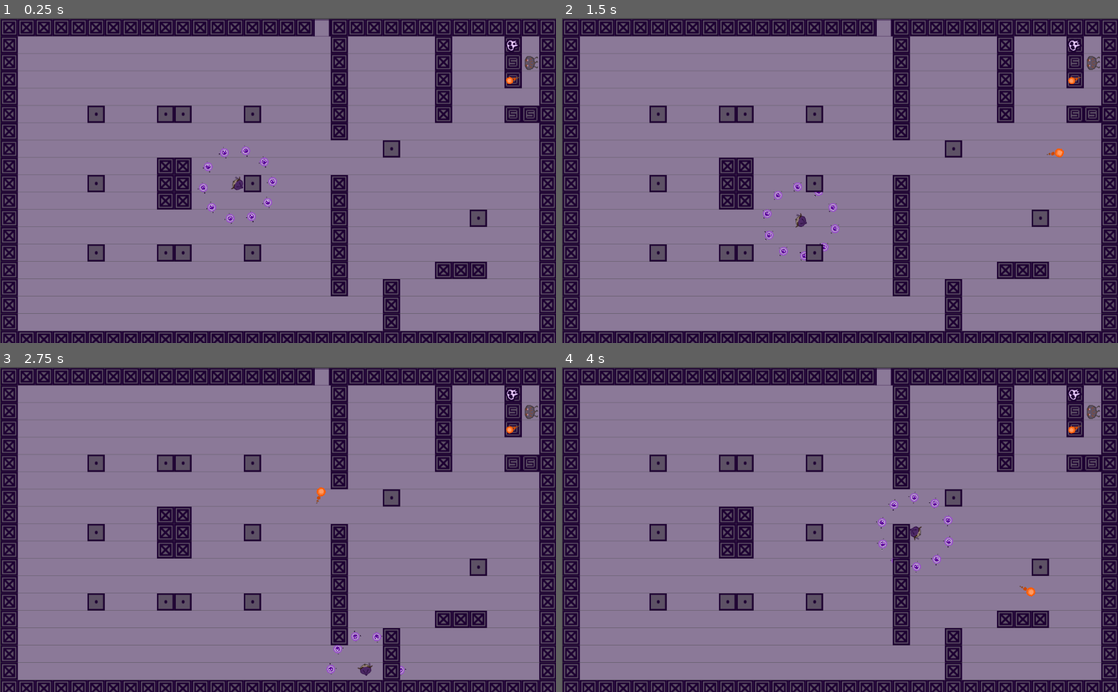
Above: before the commit, frames 1-4 (two rows, left to right).
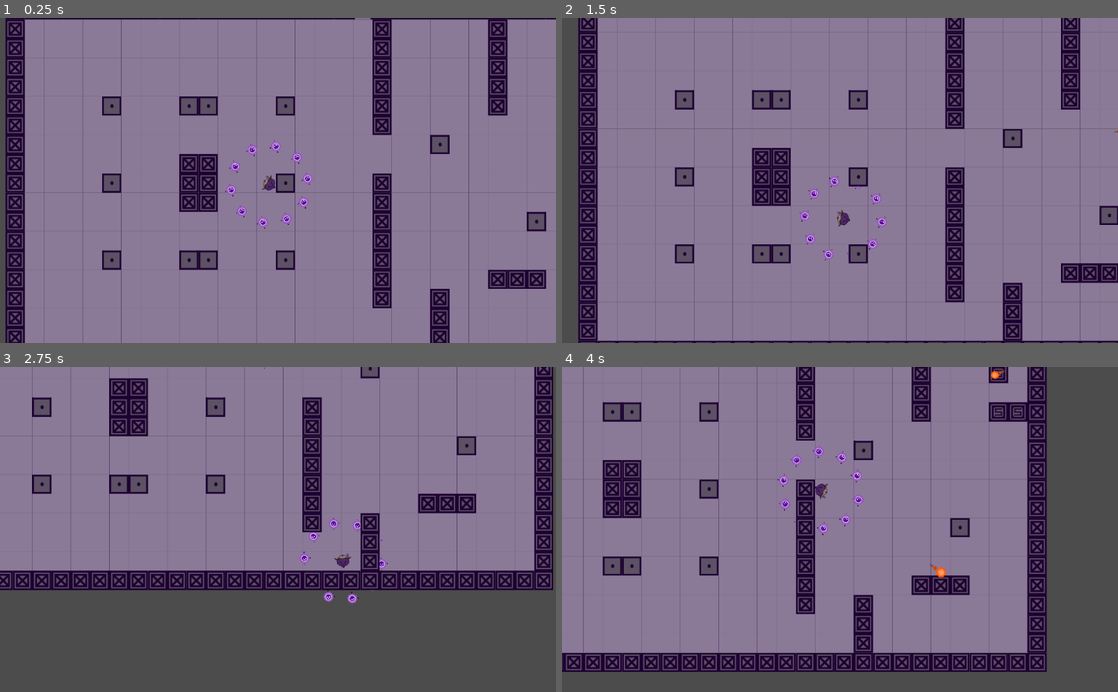
Above: after the commit, the same moments.

Repository: blackmadgames/sacrifices
Game: Godot game, scene res://scenes/game_scenes/Sandbox.tscn
Same seed, same stepped clock (60 frames per second), same inputs: the game is played once before the commit and once after it. The project has no main scene, so this scene is started directly.
Inputs (mouse positions are in pixels of both pictures, inside the frame that each line leads up to):
- Up to frame 1 (0.25 s): no input
- Up to frame 2 (1.5 s): move the mouse to (962, 164) at 0.52 s; hold D (move_right) 0.53-1.28 s; click (962, 164) at 0.6 s; move the mouse to (728, 196) at 1.27 s; hold S (move_down) from 1.28 s (still down); tap F (interact) at 1.35 s
- Up to frame 3 (2.75 s): move the mouse to (333, 458) at 2.02 s; release S (move_down) at 2.03 s; hold D (move_right) from 2.03 s (still down); click (333, 458) at 2.1 s
- Up to frame 4 (4 s): move the mouse to (812, 594) at 2.77 s; release D (move_right) at 2.78 s; hold W (move_up) 2.78-3.53 s; tap F (interact) at 2.85 s; move the mouse to (1006, 578) at 3.52 s; hold A (move_left) from 3.53 s (still down); click (1006, 578) at 3.6 s

The runs differ from the first frame. In frame 1, 32% of the frame differs, in the area x 0-100%, y 0-100%; in frame 2, 33%; in frame 3, 56%; in frame 4, 47%.

Commit message:
Better camera

Diff:
--- a/scenes/game_scenes/Sandbox.tscn
+++ b/scenes/game_scenes/Sandbox.tscn
@@ -66,6 +66,24 @@
 "Player",
 ] instance=ExtResource( 1 )]
 
+[node name="Pivot" type="Position2D" parent="Player"]
+
+[node name="CameraOffset" type="Position2D" parent="Player/Pivot"]
+position = Vector2( 128, 0 )
+
+[node name="Camera2D" type="Camera2D" parent="Player/Pivot/CameraOffset"]
+current = true
+zoom = Vector2( 0.9, 0.9 )
+drag_margin_h_enabled = true
+drag_margin_v_enabled = true
+smoothing_enabled = true
+drag_margin_left = 0.1
+drag_margin_top = 0.1
+drag_margin_right = 0.1
+drag_margin_bottom = 0.1
+editor_draw_limits = true
+editor_draw_drag_margin = true
+
 [node name="TileMap" type="TileMap" parent="."]
 tile_set = SubResource( 5 )
 cell_size = Vector2( 32, 32 )
